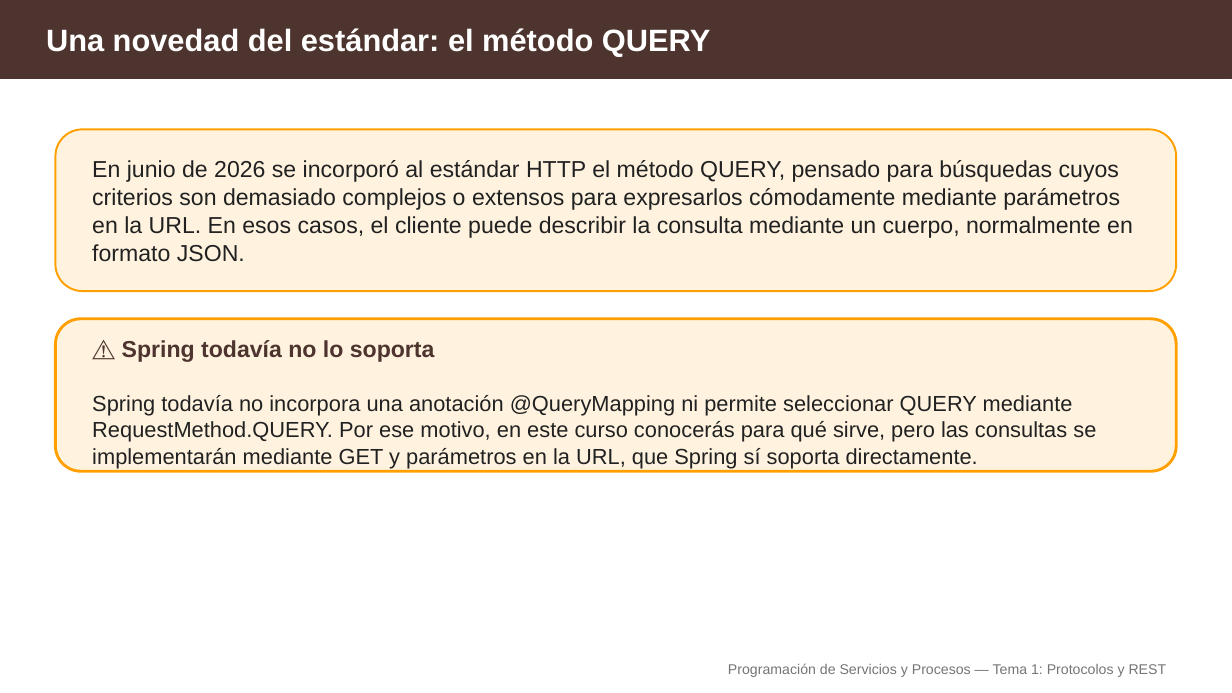
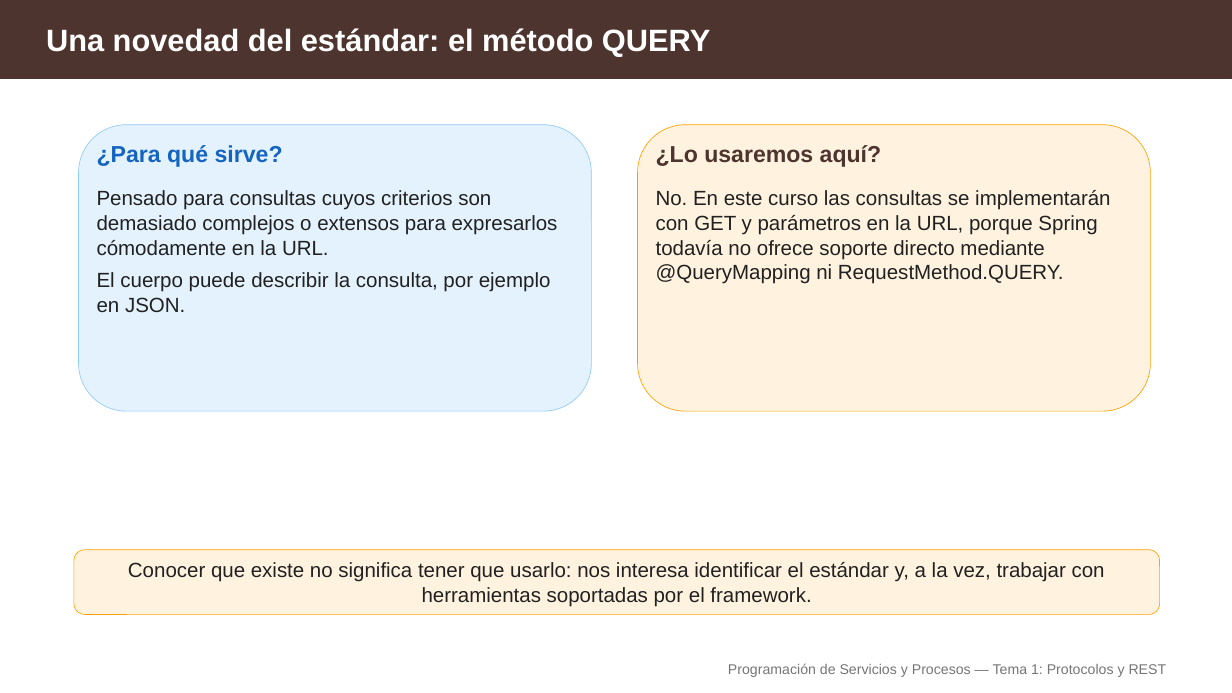
Before and after one commit to aitorventura/programacion-servicios-procesos, a slide deck: slide 7 of docs/tema1/diapositivas/protocolos-y-rest.pptx (slide 15 before the commit). Drawn at 1232x693 pixels with LibreOffice and Linux fonts; fonts in the diff are those of the drawing. Boxes give left, top, right and bottom in pixels: in the first picture for what was removed or moved away, otherwise in the second. Text is boxed around its words. In the diff, an @@ line names an element or a change of style, - is before the commit and + after.

```diff
--- a/docs/tema1/diapositivas/protocolos-y-rest.pptx
+++ b/docs/tema1/diapositivas/protocolos-y-rest.pptx
@@ rounded rectangle removed at bbox=[55, 129, 1177, 291] @@
@@ rounded rectangle: place and size @@
-rounded rectangle at bbox=[55, 319, 1177, 471]
+rounded rectangle at bbox=[79, 125, 592, 411]
@@ rounded rectangle at bbox=[79, 125, 592, 411]: fill #FFF3E0 to #E3F2FD; outline #FFA000 2.25 pt to #90CAF9 0.5 pt @@
@@ text added at bbox=[97, 145, 283, 167], 18 pt, text #1565C0, bold @@
+¿Para qué sirve?
@@ rounded rectangle added at bbox=[638, 125, 1151, 411], fill #FFF3E0, outline #FFA000 0.5 pt @@
@@ text added at bbox=[656, 145, 882, 167], 18 pt, text #4E342E, bold @@
+¿Lo usaremos aquí?
@@ text "Pensado para consultas cuyos criterios ..." at bbox=[97, 190, 558, 313]: vertical alignment middle to top @@
@@ text at bbox=[97, 190, 558, 313]: text changed; size 18 to 16 pt @@
-En junio de 2026 se incorporó al estándar HTTP el método QUERY, pensado para búsquedas cuyos criterios son demasiado complejos o extensos para expresarlos cómodamente mediante parámetros en la URL. En esos casos, el cliente puede describir la consulta mediante un cuerpo, normalmente en formato JSON.
+Pensado para consultas cuyos criterios son demasiado complejos o extensos para expresarlos cómodamente en la URL.
+El cuerpo puede describir la consulta, por ejemplo en JSON.
@@ text added at bbox=[656, 190, 1110, 284], 16 pt, text #212121 @@
+No. En este curso las consultas se implementarán con GET y parámetros en la URL, porque Spring todavía no ofrece soporte directo mediante @QueryMapping ni RequestMethod.QUERY.
@@ text removed at bbox=[92, 340, 1096, 468] @@
-⚠ Spring todavía no lo soporta
-Spring todavía no incorpora una anotación @QueryMapping ni permite seleccionar QUERY mediante RequestMethod.QUERY. Por ese motivo, en este curso conocerás para qué sirve, pero las consultas se implementarán mediante GET y parámetros en la URL, que Spring sí soporta directamente.
@@ rounded rectangle added at bbox=[74, 550, 1160, 615], fill #FFF3E0, outline #FFA000 0.5 pt @@
@@ text added at bbox=[128, 562, 1105, 607], 16 pt, text #212121 @@
+Conocer que existe no significa tener que usarlo: nos interesa identificar el estándar y, a la vez, trabajar con herramientas soportadas por el framework.
```
Also in this commit, not shown: 15 other slides changed, 1 slide added, 19 slides removed, 1 other file.
